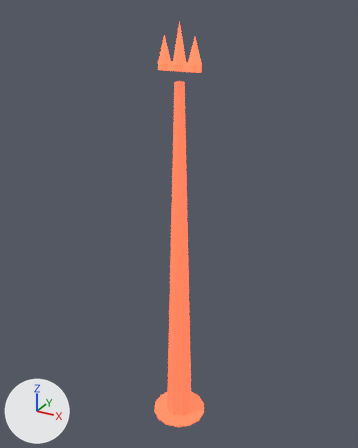
The glTF model assets3d/fx/fx_drop_named.glb: old version first, new version second.
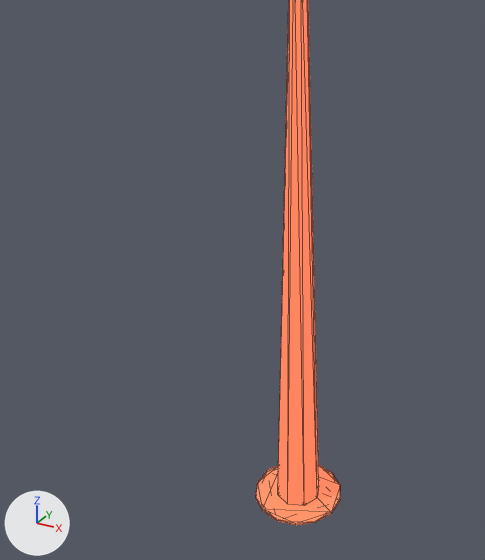
There are two pictures of each version: one whole from a camera (50 mm lens) standing at (2.34, -4.26, 4.68) and looking at (-0.05, 0.09, 2.51), one close up on the part from 1% to 81% of the width and 26% to 100% of the height. Arrows for +X, +Y and +Z are at lower left; the lights stay in place. The older version's two pictures come first. The close-ups show mesh edges as thin lines. Vertices at exactly the same position are counted once.

The scene before the commit, as lines of its bpy script (objects in view):
```python
me_fx_drop_named = bpy.data.meshes.new('fx_drop_named')
me_fx_drop_named.from_pydata(...)  # 79 vertices, 130 faces; spans x -0.31..0.31, y -0.32..0.32, z 0.0..4.56
# faces by material slot: [28, 20, 52, 30]
me_fx_drop_named.materials.append(mat_m__e85c41_shell)  # red #e95c3f, glowing red #ff6546
me_fx_drop_named.materials.append(mat_m__e85c41_shell_001)  # red #e95c3f, glowing red #ff6546
me_fx_drop_named.materials.append(mat_m__e85c41_shell_002)  # red #e95c3f, glowing red #ff6546
me_fx_drop_named.materials.append(mat_m__e85c41_glow)  # red #e95c3f, glowing red #ff6546
ob_fx_drop_named = bpy.data.objects.new('fx_drop_named', me_fx_drop_named)
ob_fx_drop_named.location = (0.0, 0.0, 0.0)
```
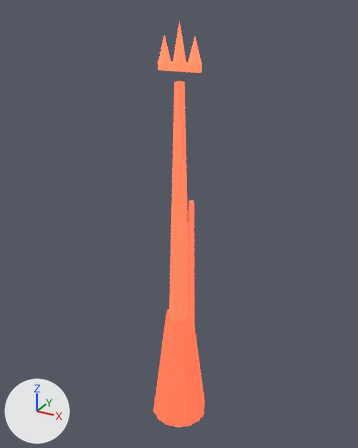
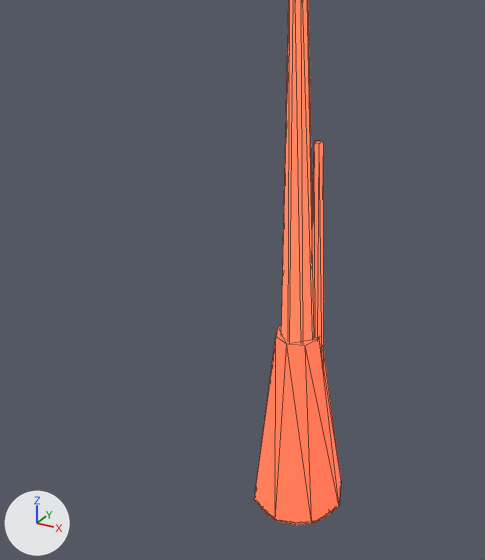
Edits to the bpy script that builds the scene:
```text
Add mat_m__e85c41_shell_003:
    mat_m__e85c41_shell_003 = principled_material('M_#E85C41_shell.003')
    mat_m__e85c41_shell_003.base_color = (0.812, 0.106, 0.0494)  # red #e95c3f
    mat_m__e85c41_shell_003.roughness = 0.6
    mat_m__e85c41_shell_003.emission_color = (0.975, 0.127, 0.0593)  # red #fc6445
    mat_m__e85c41_shell_003.emission_strength = 1.0
Add mat_m__e85c41_shell_004:
    mat_m__e85c41_shell_004 = principled_material('M_#E85C41_shell.004')
    mat_m__e85c41_shell_004.base_color = (0.812, 0.106, 0.0494)  # red #e95c3f
    mat_m__e85c41_shell_004.roughness = 0.6
    mat_m__e85c41_shell_004.emission_color = (1.0, 0.131, 0.0609)  # red #ff6546
    mat_m__e85c41_shell_004.emission_strength = 1.137
Change me_fx_drop_named:
    used by ob_fx_drop_named; location = (0.0, 0.0, 0.0)
    remove me_fx_drop_named.from_pydata(...)  # 79 vertices, 130 faces; spans x -0.31..0.31, y -0.32..0.32, z 0.0..4.56
    add me_fx_drop_named.from_pydata(...)  # 105 vertices, 174 faces; spans x -0.34..0.34, y -0.34..0.34, z 0.0..4.56
    me_fx_drop_named part 1: a new loose piece, an 8-sided cut cone along z (radius 0.34 at the low end, 0.16 at the high end) spanning x -0.34..0.34, y -0.34..0.34, z 0.02..1.42, in mat_m__e85c41_shell_003 (red #e95c3f, glowing red #fc6445)
    me_fx_drop_named part 2: a new loose piece, a 5-sided cut cone along z (radius 0.07 at the low end, 0.03 at the high end) spanning x 0.05..0.19, y -0.02..0.11, z 0.02..2.82, in mat_m__e85c41_shell_004 (red #e95c3f, glowing red #ff6546)
    add me_fx_drop_named.materials.append(mat_m__e85c41_shell_003)  # red #e95c3f, glowing red #fc6445
    add me_fx_drop_named.materials.append(mat_m__e85c41_shell_004)  # red #e95c3f, glowing red #ff6546
```

Pixel boxes [x1, y1, x2, y2] of what changed, in the close-ups (485 x 560 px):
'fx_drop_named', reshaped
    before: [256, 0, 340, 525]
    after: [254, 0, 341, 525]
part 1 of me_fx_drop_named, added
    after: [254, 325, 341, 524]
part 2 of me_fx_drop_named, added
    after: [312, 141, 324, 365]
